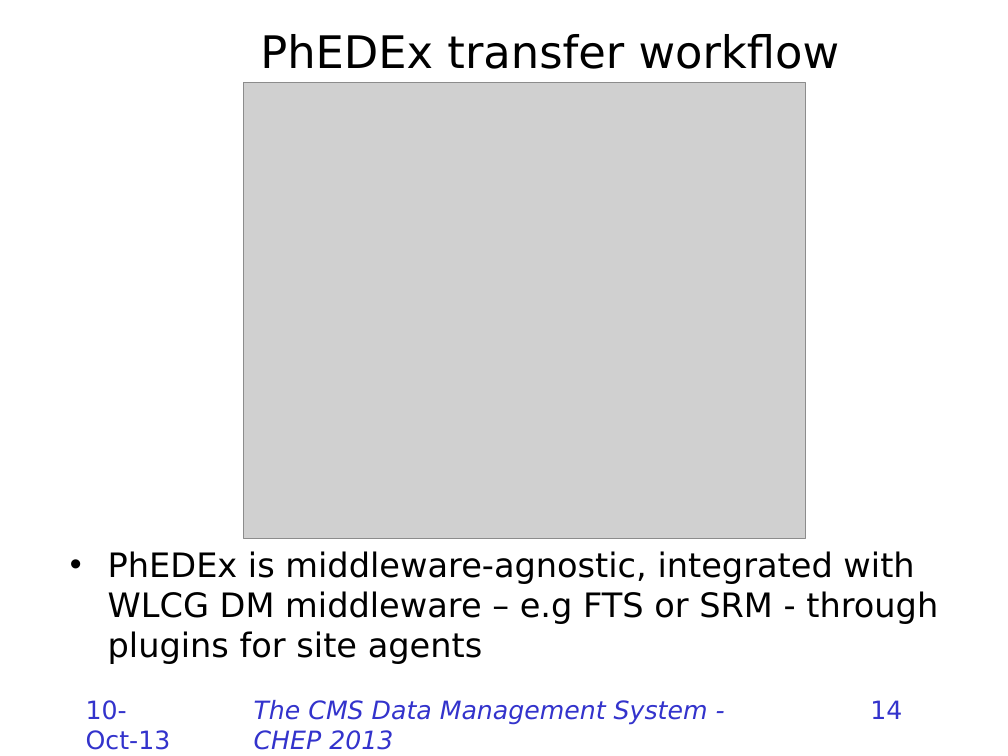
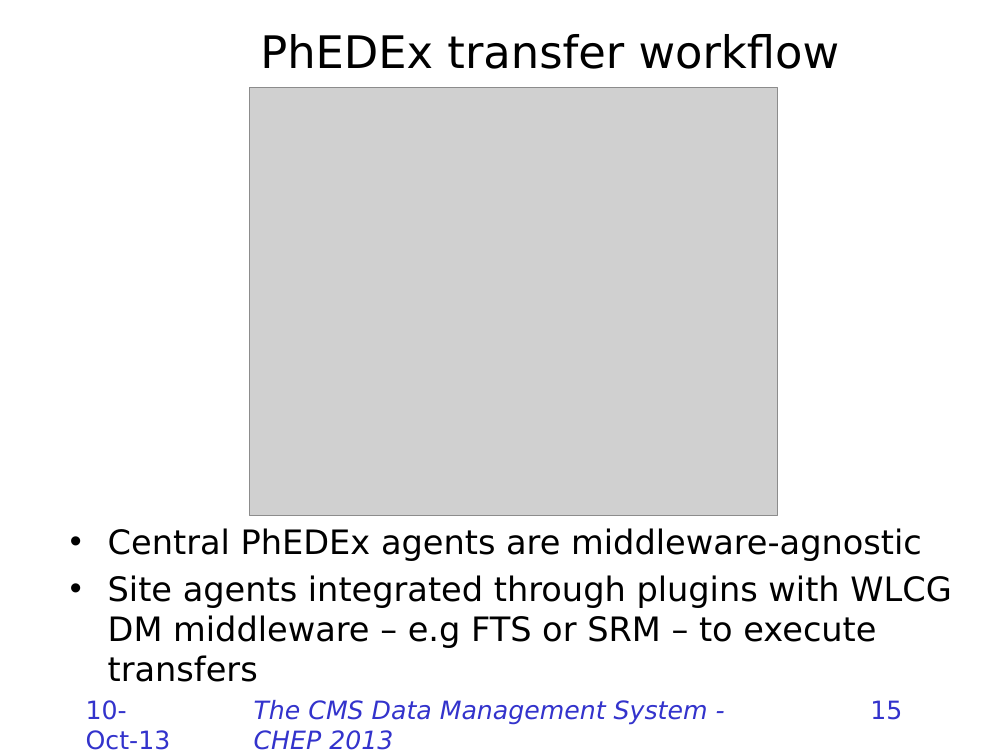
Before and after one commit to TonyWildish/CHEP-2013-DMWM, a slide deck: slide 15 of CMS-Data-Management/Slides/The CMS Data Management System.pptx (slide 14 before the commit). Drawn at 1008x756 pixels with LibreOffice and Linux fonts; fonts in the diff are those of the drawing; grey boxes stand for pictures; background and template pictures are left out. Boxes give left, top, right and bottom in pixels: in the first picture for what was removed or moved away, otherwise in the second. Text is boxed around its words. In the diff, an @@ line names an element or a change of style, - is before the commit and + after.

```diff
--- a/CMS-Data-Management/Slides/The CMS Data Management System.pptx
+++ b/CMS-Data-Management/Slides/The CMS Data Management System.pptx
@@ picture: place and size @@
-picture at (244, 83, 805, 538)
+picture at (249, 88, 777, 516)
@@ text at (108, 528, 951, 648): text changed @@
-• PhEDEx is middleware-agnostic, integrated with WLCG DM middleware – e.g FTS or SRM - through plugins for site agents
+• Central PhEDEx agents are middleware-agnostic
+• Site agents integrated through plugins with WLCG DM middleware – e.g FTS or SRM – to execute transfers
@@ page number at (870, 700, 902, 720): text changed @@
-14
+15
```
Also in this commit, not shown: 13 other slides changed, 1 slide added.
